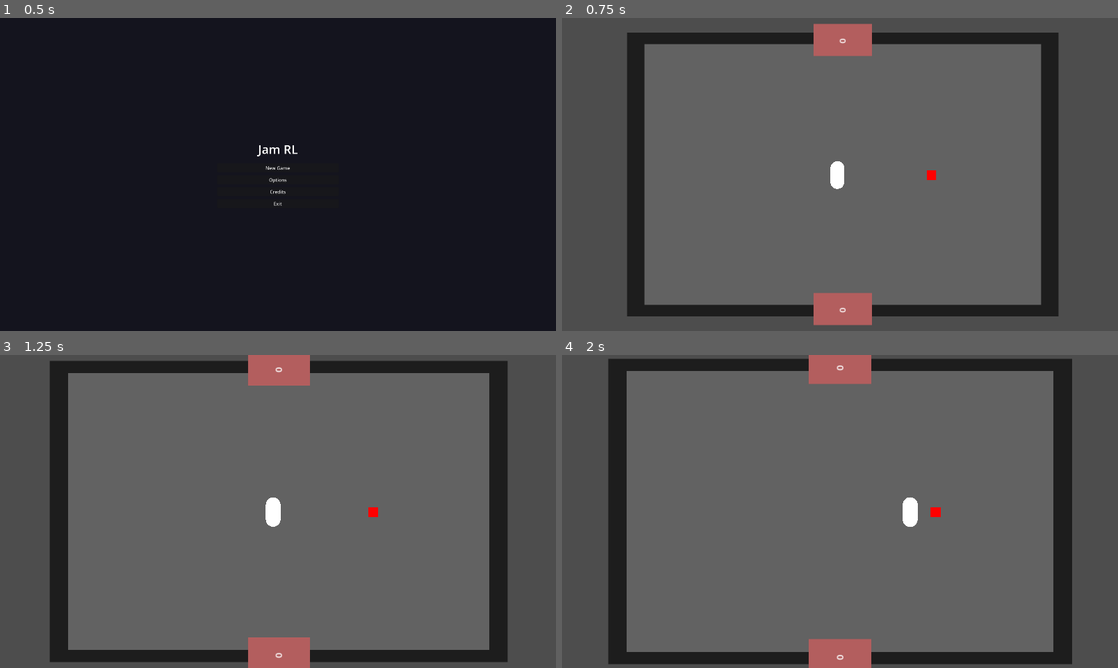
Above: before the commit, frames 1-4 (two rows, left to right).
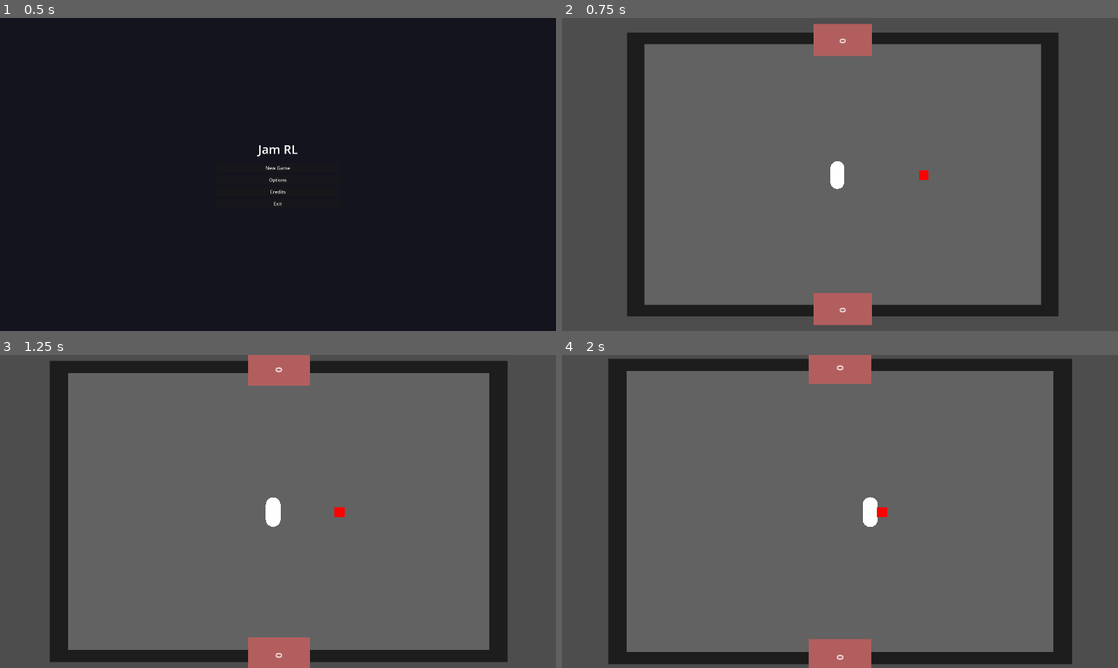
Above: after the commit, the same moments.

Repository: bea314/gamed.js-jam-machine-2026
Game: Godot game, scene res://Ecenes/Menu/Menu.tscn
Same seed, same stepped clock (60 frames per second), same inputs: the game is played once before the commit and once after it.
Inputs:
- Up to frame 1 (0.5 s): no input
- Up to frame 2 (0.75 s): click "New Game" at 0.5 s
- Up to frame 3 (1.25 s): no input
- Up to frame 4 (2 s): hold D (Mover_derecha) from 1.28 s (still down)

Frame 1 is identical in both runs. In frame 2, less than 0.1% of the frame differs, in the area x 64-68%, y 48-52%; in frame 3, 0.1%; in frame 4, 0.6%, in the area x 54-69%, y 45-55%.

Commit message:
se añade que persiga al usuario

Diff:
--- a/Scripts/player_movement.gd
+++ b/Scripts/player_movement.gd
@@ -4,6 +4,7 @@
 
 func _ready() -> void:
 	motion_mode = CharacterBody2D.MOTION_MODE_FLOATING
+	add_to_group("player")
 
 func _physics_process(_delta: float) -> void:
 	# Izquierda/derecha, arriba/abajo (acciones en project.godot)
